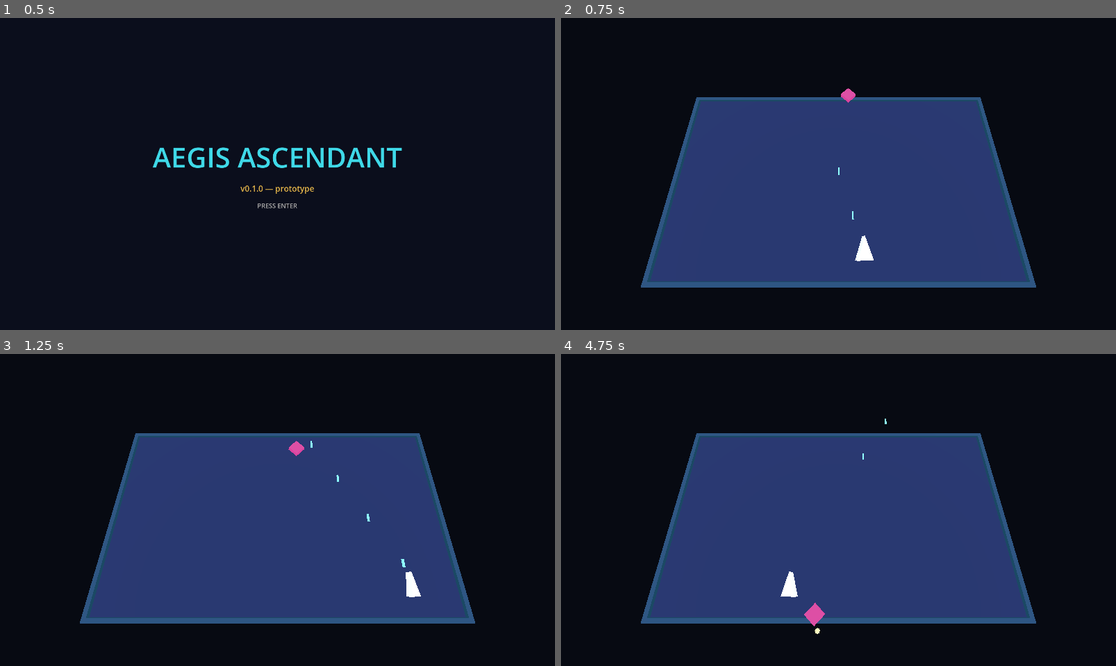
Above: before the commit, frames 1-4 (two rows, left to right).
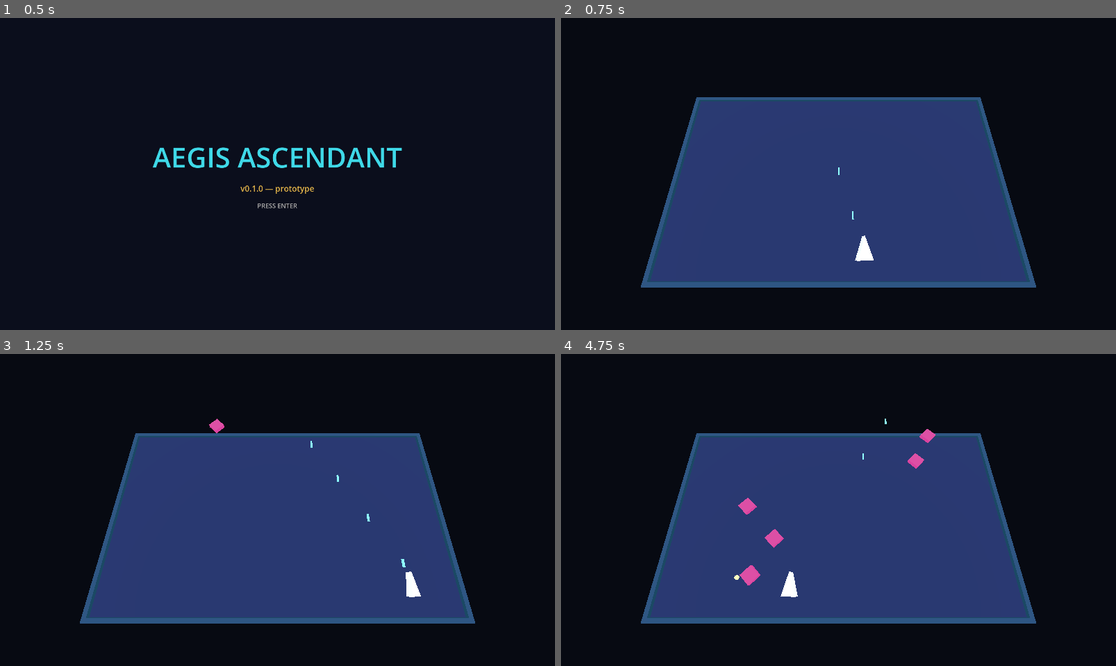
Above: after the commit, the same moments.

Repository: Happykiller/aegis-ascendant
Game: Godot game, scene res://scenes/boot/boot.tscn
Same seed, same stepped clock (60 frames per second), same inputs: the game is played once before the commit and once after it.
Inputs:
- Up to frame 1 (0.5 s): no input
- Up to frame 2 (0.75 s): tap Enter (ui_accept) at 0.5 s; hold D (move_right) from 0.53 s (still down); hold Space (fire_primary) from 0.53 s (still down)
- Up to frame 3 (1.25 s): keep holding D (move_right); keep holding Space (fire_primary); tap Enter (ui_accept) at 0.77 s
- Up to frame 4 (4.75 s): release D (move_right) at 1.28 s; release Space (fire_primary) at 1.28 s; hold S (move_down) 1.28-2.03 s; tap Space (fire_primary) at 1.35, 2.85, 4.35 s; tap Enter (ui_accept) at 1.52, 3.02, 3.77, 4.52 s; hold D (move_right) 2.03-2.78 s; hold Space (fire_primary) 2.03-2.78 s; hold W (move_up) 2.78-3.53 s; hold Space (fire_primary) 3.53-4.28 s; hold A (move_left) from 3.53 s (still down)

Frame 1 is identical in both runs. In frame 2, less than 0.1% of the frame differs, in the area x 50-54%, y 22-28%; in frame 3, 0.1%; in frame 4, 0.7%, in the area x 31-68%, y 24-90%.

Commit message:
feat: add data-driven wave spawner for graybox encounter
Co-Authored-By: Claude Fable 5 <noreply@anthropic.com>

Diff:
--- /dev/null
+++ b/resources/data/wave_data.gd
@@ -0,0 +1,23 @@
+class_name WaveData
+extends Resource
+## Data-driven wave timeline (spec §11.3) — the seed of the future
+## EncounterDirector: waves are described by data, never by scattered timers.
+
+@export var entries: Array[WaveEntry] = []
+
+func validate() -> PackedStringArray:
+	var errors := PackedStringArray()
+	if entries.is_empty():
+		errors.append("wave has no entries")
+	for i in entries.size():
+		if entries[i] == null:
+			errors.append("entry %d is null" % i)
+		else:
+			errors.append_array(entries[i].validate())
+	return errors
+
+func total_enemy_count() -> int:
+	var total := 0
+	for entry in entries:
+		total += entry.count
+	return total
--- /dev/null
+++ b/resources/data/wave_entry.gd
@@ -0,0 +1,24 @@
+class_name WaveEntry
+extends Resource
+## One timed group of identical enemies inside a wave (spec §11.3).
+
+## Seconds after wave start when the first enemy of this entry spawns.
+@export var time_offset: float = 0.0
+@export var enemy_scene: PackedScene
+## Spawn point on the logical plane (usually just above the top edge).
+@export var spawn_plane_position: Vector2 = Vector2(0.0, 8.5)
+## Number of enemies, spawned `spacing` seconds apart.
+@export var count: int = 1
+@export var spacing: float = 0.7
+
+func validate() -> PackedStringArray:
+	var errors := PackedStringArray()
+	if enemy_scene == null:
+		errors.append("enemy_scene is required")
+	if count < 1:
+		errors.append("count must be >= 1")
+	if spacing < 0.0:
+		errors.append("spacing must be >= 0")
+	if time_offset < 0.0:
+		errors.append("time_offset must be >= 0")
+	return errors
--- /dev/null
+++ b/resources/encounters/wave_graybox_01.tres
@@ -0,0 +1,41 @@
+[gd_resource type="Resource" script_class="WaveData" load_steps=8 format=3]
+
+[ext_resource type="Script" path="res://resources/data/wave_data.gd" id="1_wave"]
+[ext_resource type="Script" path="res://resources/data/wave_entry.gd" id="2_entry"]
+[ext_resource type="PackedScene" path="res://scenes/enemies/needle_scout.tscn" id="3_scout"]
+
+[sub_resource type="Resource" id="entry_left"]
+script = ExtResource("2_entry")
+time_offset = 0.5
+enemy_scene = ExtResource("3_scout")
+spawn_plane_position = Vector2(-6, 8.5)
+count = 3
+spacing = 0.7
+
+[sub_resource type="Resource" id="entry_right"]
+script = ExtResource("2_entry")
+time_offset = 3.0
+enemy_scene = ExtResource("3_scout")
+spawn_plane_position = Vector2(6, 8.5)
+count = 3
+spacing = 0.7
+
+[sub_resource type="Resource" id="entry_center"]
+script = ExtResource("2_entry")
+time_offset = 6.0
+enemy_scene = ExtResource("3_scout")
+spawn_plane_position = Vector2(0, 8.5)
+count = 2
+spacing = 0.9
+
+[sub_resource type="Resource" id="entry_flanks"]
+script = ExtResource("2_entry")
+time_offset = 8.0
+enemy_scene = ExtResource("3_scout")
+spawn_plane_position = Vector2(-9, 8.5)
+count = 2
+spacing = 0.6
+
+[resource]
+script = ExtResource("1_wave")
+entries = [SubResource("entry_left"), SubResource("entry_right"), SubResource("entry_center"), SubResource("entry_flanks")]
--- a/scenes/gameplay/graybox.tscn
+++ b/scenes/gameplay/graybox.tscn
@@ -1,9 +1,10 @@
-[gd_scene load_steps=11 format=3]
+[gd_scene load_steps=12 format=3]
 
 [ext_resource type="Script" path="res://scripts/gameplay/graybox_root.gd" id="1_root"]
 [ext_resource type="PackedScene" path="res://scenes/player/player_fighter.tscn" id="2_player"]
 [ext_resource type="PackedScene" path="res://scenes/projectiles/bullet_manager.tscn" id="3_bullets"]
-[ext_resource type="PackedScene" path="res://scenes/enemies/needle_scout.tscn" id="4_scout"]
+[ext_resource type="Script" path="res://scripts/gameplay/wave_spawner.gd" id="4_spawner"]
+[ext_resource type="Resource" path="res://resources/encounters/wave_graybox_01.tres" id="5_wave"]
 
 [sub_resource type="Environment" id="env_space"]
 background_mode = 1
@@ -73,7 +74,7 @@
 [node name="PlayerFighter" parent="." instance=ExtResource("2_player")]
 bullet_manager_path = NodePath("../BulletManager")
 
-[node name="TestScout" parent="." instance=ExtResource("4_scout")]
-transform = Transform3D(1, 0, 0, 0, 1, 0, 0, 0, 1, 0, 0, -8)
+[node name="WaveSpawner" type="Node" parent="."]
+script = ExtResource("4_spawner")
+wave = ExtResource("5_wave")
 bullet_manager_path = NodePath("../BulletManager")
-auto_activate = true
--- a/scripts/gameplay/graybox_root.gd
+++ b/scripts/gameplay/graybox_root.gd
@@ -5,12 +5,18 @@
 const GameStateScript := preload("res://scripts/core/game_state.gd")
 
 @onready var _game_state: GameStateScript = get_node("/root/GameState")
+@onready var _wave_spawner: WaveSpawner = get_node_or_null("WaveSpawner")
 
 func _ready() -> void:
 	# Children _ready() ran first: every pooled/placed enemy already exists.
 	for enemy in get_tree().get_nodes_in_group("enemies"):
 		(enemy as EnemyController).destroyed.connect(_on_enemy_destroyed)
+	if _wave_spawner != null:
+		_wave_spawner.wave_cleared.connect(_on_wave_cleared)
 	print("[Graybox] ready")
+
+func _on_wave_cleared() -> void:
+	print("[Graybox] wave cleared — session score %d" % _game_state.score)
 
 func _on_enemy_destroyed(enemy: EnemyController) -> void:
 	_game_state.add_score(enemy.data.score_value)
--- /dev/null
+++ b/scripts/gameplay/wave_spawner.gd
@@ -0,0 +1,68 @@
+class_name WaveSpawner
+extends Node
+## Executes a WaveData timeline (spec §11.3). All enemies are preinstantiated
+## in _ready() as a deactivated pool — zero instantiation during gameplay
+## (spec §26.1). Emits wave_cleared when every spawn has been consumed and no
+## enemy remains active (killed or flown out).
+
+signal wave_cleared
+
+@export var wave: WaveData
+@export var bullet_manager_path: NodePath
+
+var _clock: float = 0.0
+var _next_spawn: int = 0
+var _spawn_times: PackedFloat32Array
+var _spawn_positions: PackedVector2Array
+var _pool: Array[EnemyController] = []
+var _cleared: bool = false
+
+func _ready() -> void:
+	assert(wave != null, "WaveSpawner requires a WaveData resource")
+	for error in wave.validate():
+		push_error("[WaveSpawner] invalid wave: %s" % error)
+	var bullet_manager := get_node(bullet_manager_path) as BulletManager
+	var schedule := build_schedule(wave)
+	_spawn_times = schedule["times"]
+	_spawn_positions = schedule["positions"]
+	var entry_indices: PackedInt32Array = schedule["entries"]
+	for k in _spawn_times.size():
+		var entry := wave.entries[entry_indices[k]]
+		var enemy := entry.enemy_scene.instantiate() as EnemyController
+		add_child(enemy)               # _ready runs now: enemy starts deactivated
+		enemy.setup(bullet_manager)
+		_pool.append(enemy)
+	print("[WaveSpawner] pool ready: %d enemies" % _pool.size())
+
+## Pure scheduling, testable headless: flattens entries into per-enemy spawn
+## times/positions, sorted by time. Returns {times, positions, entries}.
+static func build_schedule(wave_data: WaveData) -> Dictionary:
+	var events: Array = []
+	for entry_index in wave_data.entries.size():
+		var entry := wave_data.entries[entry_index]
+		for n in entry.count:
+			events.append([entry.time_offset + n * entry.spacing, entry_index])
+	events.sort_custom(func(a: Array, b: Array) -> bool: return a[0] < b[0])
+	var times := PackedFloat32Array()
+	var positions := PackedVector2Array()
+	var entries := PackedInt32Array()
+	for event: Array in events:
+		times.append(event[0])
+		positions.append(wave_data.entries[event[1]].spawn_plane_position)
+		entries.append(event[1])
+	return {"times": times, "positions": positions, "entries": entries}
+
+func _physics_process(delta: float) -> void:
+	_clock += delta
+	while _next_spawn < _spawn_times.size() and _clock >= _spawn_times[_next_spawn]:
+		_pool[_next_spawn].activate(_spawn_positions[_next_spawn])
+		_next_spawn += 1
+	if _cleared or _next_spawn < _spawn_times.size():
+		return
+	for enemy in _pool:
+		if enemy.active:
+			return
+	_cleared = true
+	set_physics_process(false)
+	print("[WaveSpawner] wave_cleared")
+	wave_cleared.emit()
--- /dev/null
+++ b/tests/unit/test_wave_schedule.gd
@@ -0,0 +1,37 @@
+extends "res://tests/test_case.gd"
+## WaveSpawner scheduling math (pure, headless).
+
+func _make_entry(time_offset: float, count: int, spacing: float, x: float) -> WaveEntry:
+	var entry := WaveEntry.new()
+	entry.time_offset = time_offset
+	entry.count = count
+	entry.spacing = spacing
+	entry.spawn_plane_position = Vector2(x, 8.5)
+	return entry
+
+func test_schedule_flattens_and_sorts() -> void:
+	var wave := WaveData.new()
+	# Deliberately out of order: second entry fires first.
+	wave.entries = [_make_entry(5.0, 2, 1.0, -3.0), _make_entry(0.5, 3, 0.5, 3.0)]
+	var schedule := WaveSpawner.build_schedule(wave)
+	var times: PackedFloat32Array = schedule["times"]
+	assert_eq(times.size(), 5, "one event per enemy")
+	for i in times.size() - 1:
+		assert_true(times[i] <= times[i + 1], "times sorted (index %d)" % i)
+	assert_almost_eq(times[0], 0.5, 0.0001, "earliest event first")
+	assert_almost_eq(times[times.size() - 1], 6.0, 0.0001, "latest = 5.0 + 1*1.0")
+
+func test_schedule_positions_follow_entries() -> void:
+	var wave := WaveData.new()
+	wave.entries = [_make_entry(0.0, 2, 1.0, -7.0)]
+	var schedule := WaveSpawner.build_schedule(wave)
+	var positions: PackedVector2Array = schedule["positions"]
+	assert_eq(positions.size(), 2, "two spawns")
+	assert_almost_eq(positions[0].x, -7.0, 0.0001, "entry position used")
+
+func test_wave_data_validation() -> void:
+	var wave := WaveData.new()
+	assert_false(wave.validate().is_empty(), "empty wave rejected")
+	wave.entries = [_make_entry(0.0, 3, 0.5, 0.0)]
+	assert_true(wave.validate().size() == 1, "only missing enemy_scene remains")
+	assert_eq(wave.total_enemy_count(), 3, "total count")
Not shown, added: resources/data/wave_data.gd.uid
Not shown, added: resources/data/wave_entry.gd.uid
Not shown, added: scripts/gameplay/wave_spawner.gd.uid
Not shown, added: tests/unit/test_wave_schedule.gd.uid
